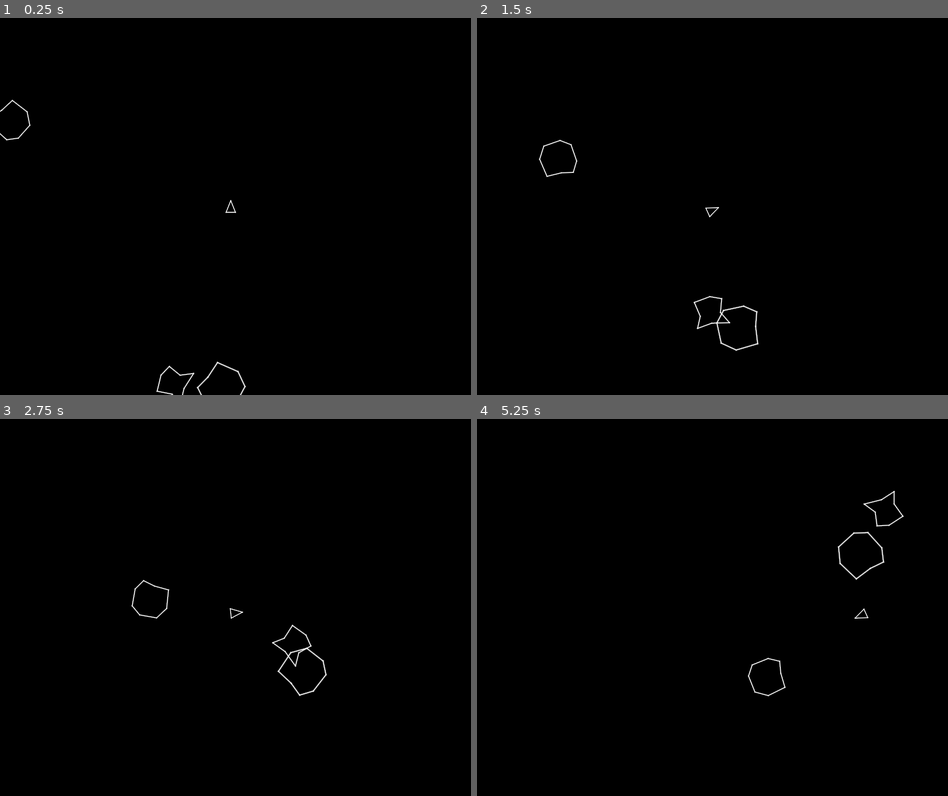
Above: before the commit, frames 1-4 (two rows, left to right).
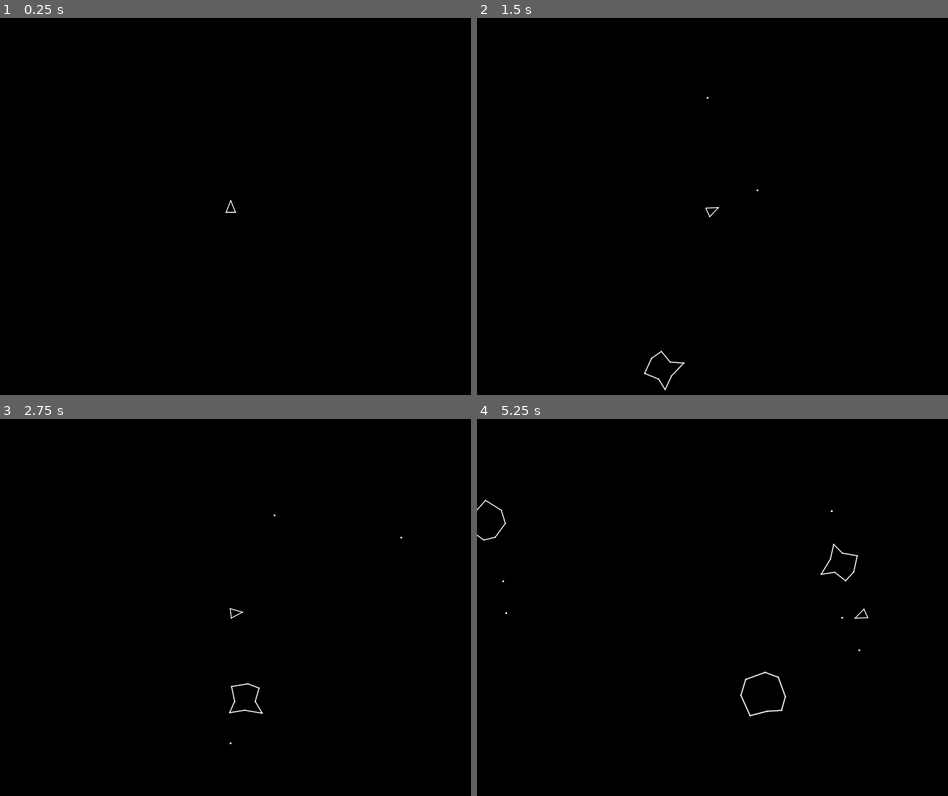
Above: after the commit, the same moments.

Repository: edudf90/asteroids-godot
Game: Godot game, scene res://game/game.tscn
Same seed, same stepped clock (60 frames per second), same inputs: the game is played once before the commit and once after it.
Inputs:
- Up to frame 1 (0.25 s): no input
- Up to frame 2 (1.5 s): tap Enter (ui_accept) at 0.5, 0.6, 0.77, 1.07, 1.35 s; hold Right (ui_right) 0.53-1.28 s; hold Left (ui_left) from 1.28 s (still down)
- Up to frame 3 (2.75 s): tap Enter (ui_accept) at 1.52, 1.82, 2.1 s; release Left (ui_left) at 2.03 s; hold Right (ui_right) from 2.03 s (still down)
- Up to frame 4 (5.25 s): release Right (ui_right) at 2.78 s; hold Up (ui_up) 2.78-3.53 s; tap Enter (ui_accept) at 2.85, 3.02, 3.32, 3.6, 3.77, 4.07, 4.35, 4.52, 4.82, 5.1 s; hold Left (ui_left) from 3.53 s (still down)

The runs differ from the first frame. In frame 1, 0.3% of the frame differs, in the area x 0-53%, y 21-100%; in frame 2, 0.5%; in frame 3, 0.5%; in frame 4, 0.7%, in the area x 0-91%, y 19-80%.
Error before the commit: Cannot call method 'add_child' on a null value. (res://player/player.gd:46)

Commit message:
Add shooting mechanic and asteroid spawning logic.

Diff:
--- a/asteroid/asteroid.gd
+++ b/asteroid/asteroid.gd
@@ -1,11 +1,10 @@
 class_name Asteroid
 extends Node2D
 
-enum {
-	SMALL,
-	MEDIUM,
-	LARGE
-}
+
+const SMALL = 1
+const MEDIUM = 2
+const LARGE = 4
 
 const SHAPES = {
 	0 : [Vector2(9., -25.), Vector2(25., -13.), Vector2(25., 12.), Vector2(14., 25.),
--- a/game/asteroid_generator.gd
+++ b/game/asteroid_generator.gd
@@ -1,23 +1,55 @@
 class_name AsteroidGenerator
 extends Node
 
+const MAX_ASTEROIDS = 32
 
 var asteroid_resource = preload("res://asteroid/asteroid.tscn")
+var current_sum_asteroid_levels: int
+var spawn_cooldown : Timer
+var asteroids : Array
+var dead_asteroids : Array
 
 # Called when the node enters the scene tree for the first time.
 func _ready():
-	var asteroid = asteroid_resource.instantiate()
-	asteroid.reset(2)
-	add_child(asteroid)
-	var asteroid2 = asteroid_resource.instantiate()
-	asteroid2.reset(2)
-	add_child(asteroid2)
-	var asteroid3 = asteroid_resource.instantiate()
-	asteroid3.reset(2)
-	add_child(asteroid3)
-	pass # Replace with function body.
+	spawn_cooldown = Timer.new()
+	add_child(spawn_cooldown)
+	spawn_cooldown.timeout.connect(spawn_asteroid)
+	spawn_cooldown.start(1.)
+	asteroids = []
+	current_sum_asteroid_levels = 0
 
+func spawn_asteroid():
+	spawn_cooldown.stop()
+	var asteroid
+	if asteroids.size() < MAX_ASTEROIDS:
+		asteroid = asteroid_resource.instantiate()
+	else:
+		if dead_asteroids.size() > 0:
+			asteroid = dead_asteroids.pop_front()
+		else:
+			spawn_cooldown.start(5.)
+			return
+	var asteroid_size = 0
+	if current_sum_asteroid_levels + asteroid.LARGE <= MAX_ASTEROIDS:
+		asteroid_size = asteroid.LARGE
+	elif current_sum_asteroid_levels + asteroid.MEDIUM <= MAX_ASTEROIDS:
+		asteroid_size = asteroid.MEDIUM
+	elif current_sum_asteroid_levels + asteroid.SMALL <= MAX_ASTEROIDS:
+		asteroid_size = asteroid.SMALL
+	if asteroid_size == 0:
+		spawn_cooldown.start(5.)
+		return
+	current_sum_asteroid_levels += asteroid_size
+	asteroid.reset(asteroid_size)
+	if asteroids.size() < MAX_ASTEROIDS:
+		asteroids.push_back(asteroid)
+		add_child(asteroid)
+	spawn_cooldown.start(2.)
+
+func despawn_asteroid():
+	pass
 
 # Called every frame. 'delta' is the elapsed time since the previous frame.
 func _process(delta):
+
 	pass
--- /dev/null
+++ b/game/game.gd
@@ -0,0 +1,12 @@
+extends Node2D
+
+
+# Called when the node enters the scene tree for the first time.
+func _ready():
+	add_to_group("game")
+	pass # Replace with function body.
+
+
+# Called every frame. 'delta' is the elapsed time since the previous frame.
+func _process(delta):
+	pass
--- a/game/game.tscn
+++ b/game/game.tscn
@@ -1,10 +1,12 @@
-[gd_scene load_steps=4 format=3 uid="uid://byby8gbh35t18"]
+[gd_scene load_steps=5 format=3 uid="uid://byby8gbh35t18"]
 
 [ext_resource type="PackedScene" uid="uid://vg05ae1ggjve" path="res://player/player.tscn" id="1_6kgle"]
+[ext_resource type="Script" path="res://game/game.gd" id="1_j7e5u"]
 [ext_resource type="PackedScene" uid="uid://33mwd7rm8urm" path="res://border/border.tscn" id="2_pa0pc"]
 [ext_resource type="Script" path="res://game/asteroid_generator.gd" id="3_rtf3r"]
 
 [node name="Game" type="Node2D"]
+script = ExtResource("1_j7e5u")
 
 [node name="ColorRect" type="ColorRect" parent="."]
 anchors_preset = 15
--- a/player/player.gd
+++ b/player/player.gd
@@ -3,7 +3,8 @@
 const MAX_SPEED = -180.0
 const MIN_SPEED = 0.
 const DECAY = 2.0
-const MAX_SHOTS = 12
+const MAX_SHOTS = 30
+const SHOT_VELOCITY = Vector2(0., - 180.)
 
 
 var flight_rotation : float
@@ -46,8 +47,15 @@
 			get_tree().get_first_node_in_group("game").add_child(shot)
 		else:
 			shot = shots.pop_front()
-		var top = position.y - 20.
-		shot.get_fired(Vector2(position.x, top))
+		var distance_to_top = Vector2(0., - 20.).rotated(deg_to_rad(rotation_degrees))
+		var shot_velocity = SHOT_VELOCITY.rotated(deg_to_rad(rotation_degrees))
+		var shot_position = position + distance_to_top
+		shot.reset(shot_velocity, shot_position)
 		shots.push_back(shot)
 		shooting_cooldown_over = false
 		$ShootingCooldown.start(0.5)
+
+
+func _on_shooting_cooldown_timeout():
+	$ShootingCooldown.stop()
+	shooting_cooldown_over = true
--- a/player/player.tscn
+++ b/player/player.tscn
@@ -16,3 +16,7 @@
 [node name="PolygonBorderDrawer" type="Node" parent="Area2D/ShipPolygon" node_paths=PackedStringArray("collisionPolygon")]
 script = ExtResource("3_3gsxs")
 collisionPolygon = NodePath("..")
+
+[node name="ShootingCooldown" type="Timer" parent="."]
+
+[connection signal="timeout" from="ShootingCooldown" to="." method="_on_shooting_cooldown_timeout"]
--- /dev/null
+++ b/shot/shot.gd
@@ -0,0 +1,35 @@
+extends Node2D
+
+const LIFESPAN = 4.
+
+var velocity : Vector2
+var is_ready = false
+
+func reset(velocity, position):
+	self.velocity = velocity
+	self.position = position
+	if is_ready:
+		reset_child_nodes()
+
+func reset_child_nodes():
+	$Lifespan.start(LIFESPAN)
+	$Area2D/CollisionShape2D.disabled = false
+
+# Called when the node enters the scene tree for the first time.
+func _ready():
+	is_ready = true
+	$Area2D.add_to_group("moving_body")
+
+# Called every frame. 'delta' is the elapsed time since the previous frame.
+func _physics_process(delta):
+	translate(velocity * delta)
+
+
+func _on_lifespan_timeout():
+	remove_shot()
+
+func remove_shot():
+	$Lifespan.stop()
+	self.velocity = Vector2(0., 0.)
+	self.position = Vector2(-50., -50.)
+	$Area2D/CollisionShape2D.disabled = true
--- a/shot/shot.tscn
+++ b/shot/shot.tscn
@@ -1,11 +1,21 @@
-[gd_scene load_steps=2 format=3 uid="uid://ctbmtfhogr3u1"]
+[gd_scene load_steps=4 format=3 uid="uid://ctbmtfhogr3u1"]
+
+[ext_resource type="Script" path="res://shot/shot.gd" id="1_fjinc"]
+[ext_resource type="Script" path="res://shot/shot_collision_shape.gd" id="2_sirap"]
 
 [sub_resource type="RectangleShape2D" id="RectangleShape2D_3brb7"]
 size = Vector2(2, 2)
 
 [node name="Shot" type="Node2D"]
+script = ExtResource("1_fjinc")
 
 [node name="Area2D" type="Area2D" parent="."]
 
 [node name="CollisionShape2D" type="CollisionShape2D" parent="Area2D"]
 shape = SubResource("RectangleShape2D_3brb7")
+debug_color = Color(0, 0.168627, 0.701961, 0.67451)
+script = ExtResource("2_sirap")
+
+[node name="Lifespan" type="Timer" parent="."]
+
+[connection signal="timeout" from="Lifespan" to="." method="_on_lifespan_timeout"]
--- /dev/null
+++ b/shot/shot_collision_shape.gd
@@ -0,0 +1,14 @@
+extends CollisionShape2D
+
+
+# Called when the node enters the scene tree for the first time.
+func _ready():
+	pass # Replace with function body.
+
+
+# Called every frame. 'delta' is the elapsed time since the previous frame.
+func _process(delta):
+	pass
+
+func _draw():
+	shape.draw(get_canvas_item(), Color.WHITE)
